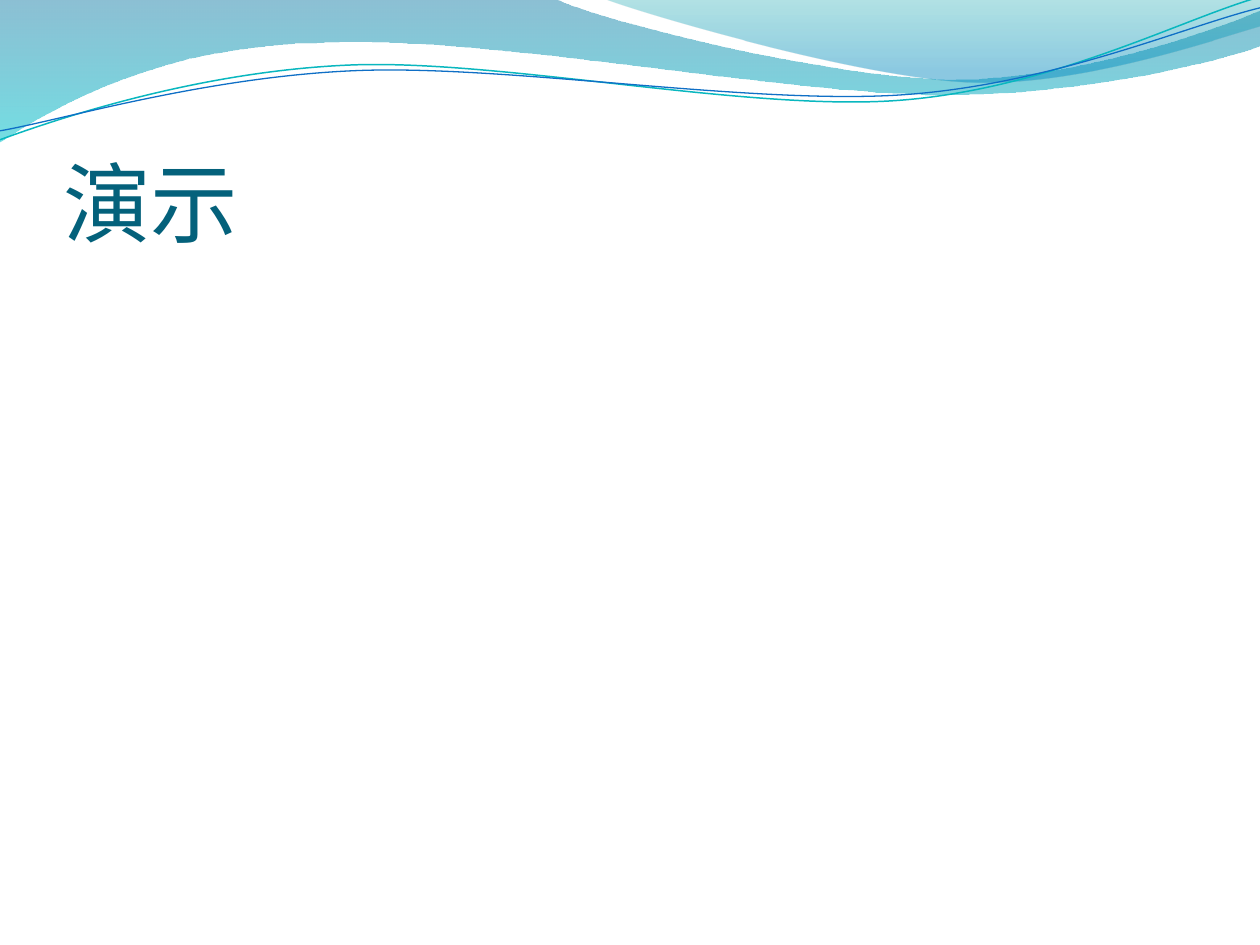
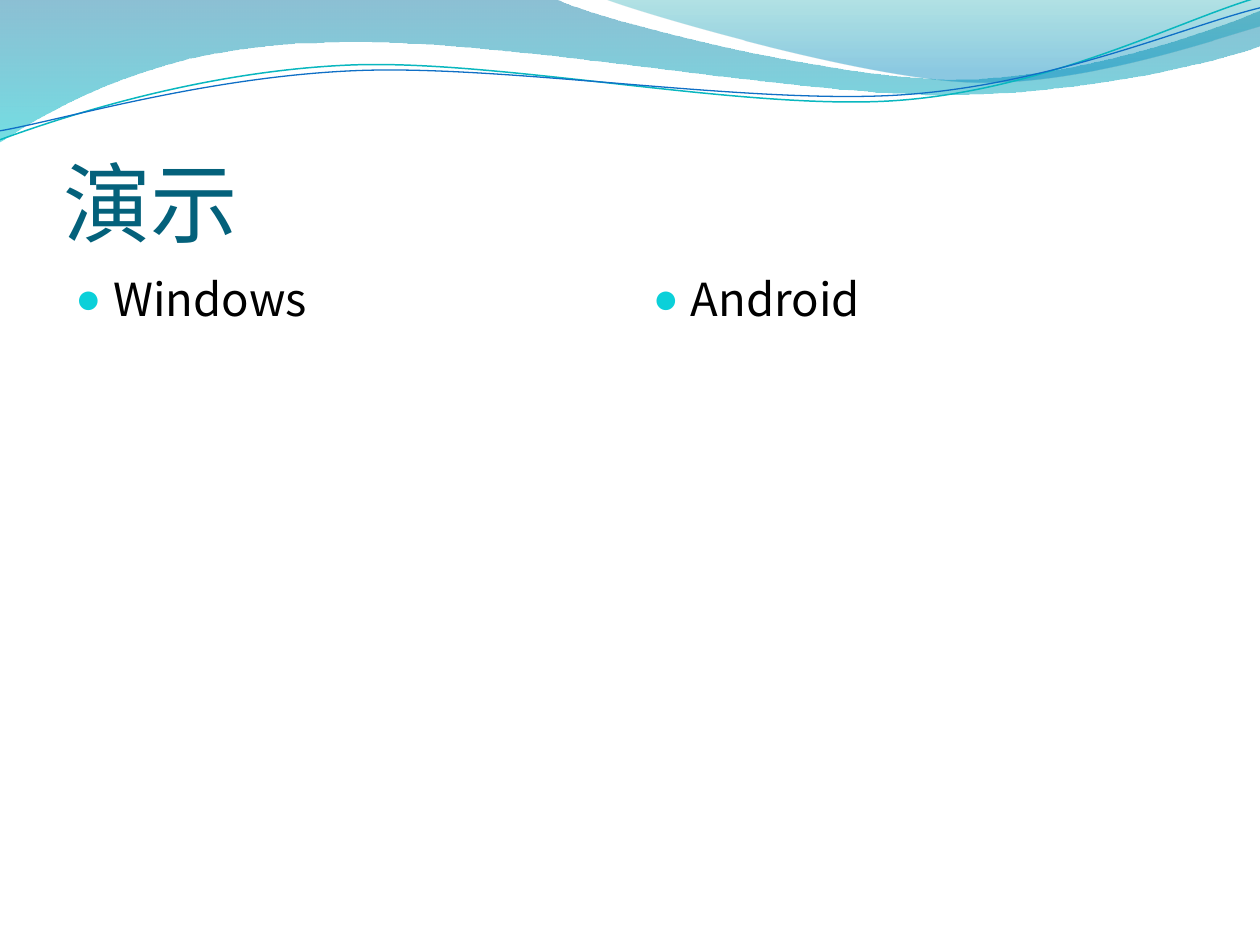
Before and after one commit to ggxx/SextantTG, a slide deck: slide 18 of doc/大作业汇报.pptx (slide 17 before the commit). Drawn at 1260x945 pixels with LibreOffice and Linux fonts; fonts in the diff are those of the drawing; background and template pictures are left out. Boxes give left, top, right and bottom in pixels: in the first picture for what was removed or moved away, otherwise in the second. Text is boxed around its words. In the diff, an @@ line names an element or a change of style, - is before the commit and + after.

```diff
--- a/doc/大作业汇报.pptx
+++ b/doc/大作业汇报.pptx
@@ text added at bbox=[113, 279, 307, 317], 26 pt, text #000000 @@
+● Windows
@@ text added at bbox=[691, 279, 860, 317], 26 pt, text #000000 @@
+● Android
```
Also in this commit, not shown: 8 other slides changed, 1 slide added.
